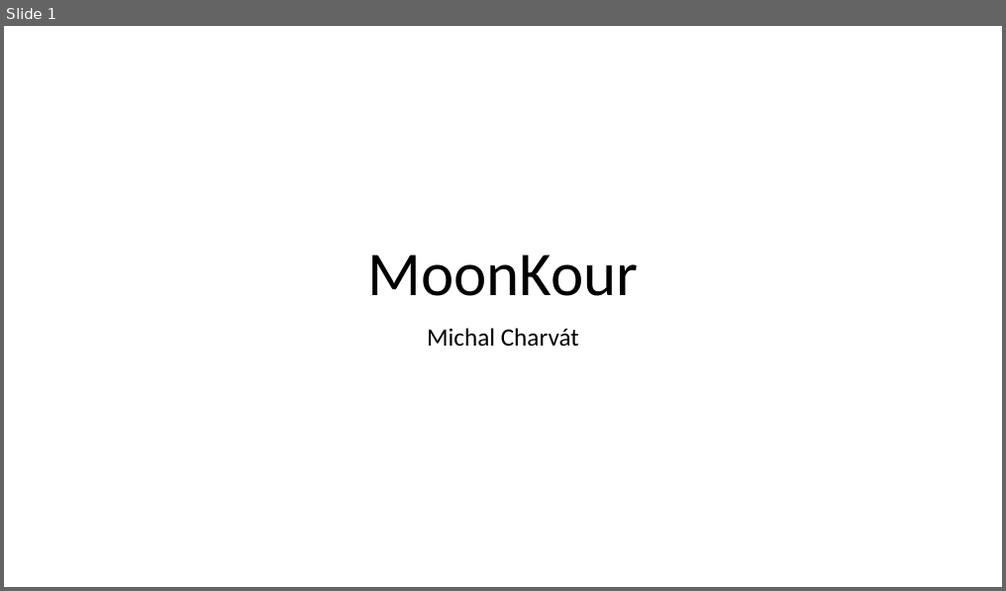
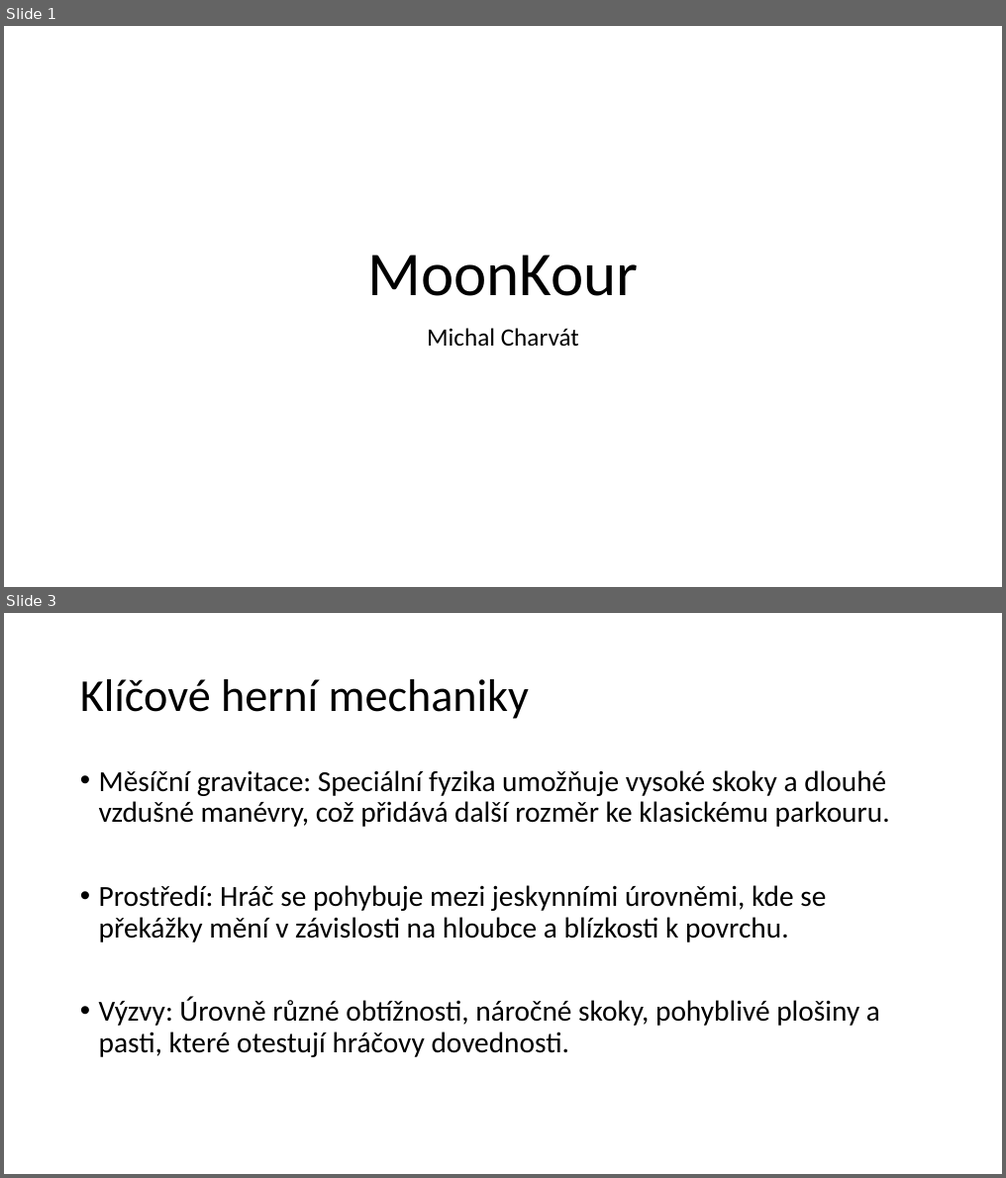
Before and after one commit to Fen1Xcz/TP, a slide deck: MoonKour.pptx. Shown one above the other, each under a label of ours: slide 1 before the commit, slides 1 and 3 after it; the slides between them are not shown. The pictures are 1006x591 and 1006x1178 pixels, drawn with LibreOffice and Linux fonts; fonts in the diff are those of the drawing. Boxes give left, top, right and bottom in pixels: in the first picture for what was removed or moved away, otherwise in the second. Text is boxed around its words. In the diff, an @@ line names an element or a change of style, - is before the commit and + after.

```diff
--- a/MoonKour.pptx
+++ b/MoonKour.pptx
@@ slide 3 added at <box>4,613,1002,1174</box>, background #FFFFFF @@
@@ title added at <box>80,679,529,719</box>, 44 pt, text #000000 @@
+Klíčové herní mechaniky
@@ text added at <box>99,770,890,1058</box>, 28 pt, text #000000 @@
+• Měsíční gravitace: Speciální fyzika umožňuje vysoké skoky a dlouhé vzdušné manévry, což přidává další rozměr ke klasickému parkouru.
+• Prostředí: Hráč se pohybuje mezi jeskynními úrovněmi, kde se překážky mění v závislosti na hloubce a blízkosti k povrchu.
+• Výzvy: Úrovně různé obtížnosti, náročné skoky, pohyblivé plošiny a pasti, které otestují hráčovy dovednosti.
```
Also in this commit, not shown: 2 slides changed, 3 other slides added, 3 slides removed.
